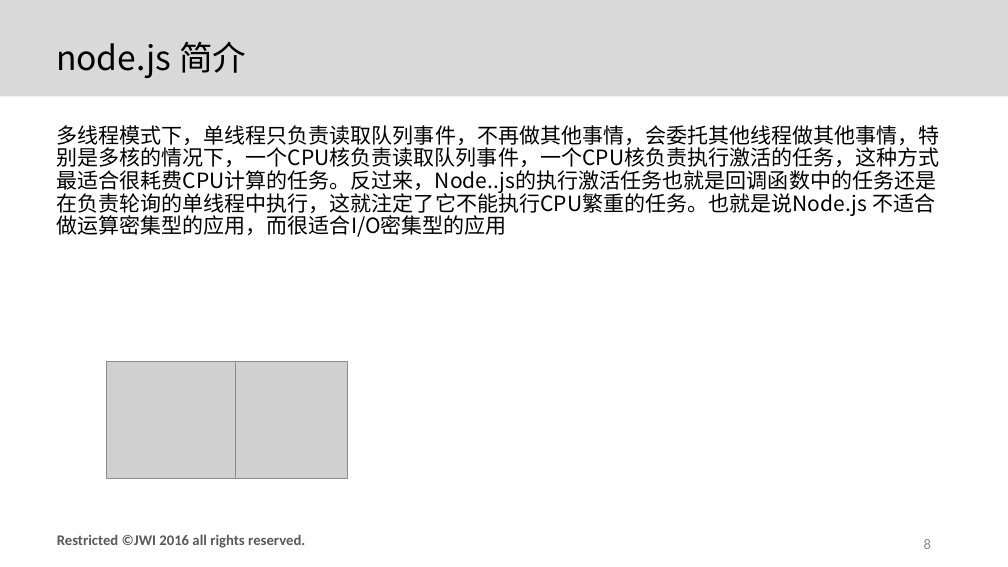
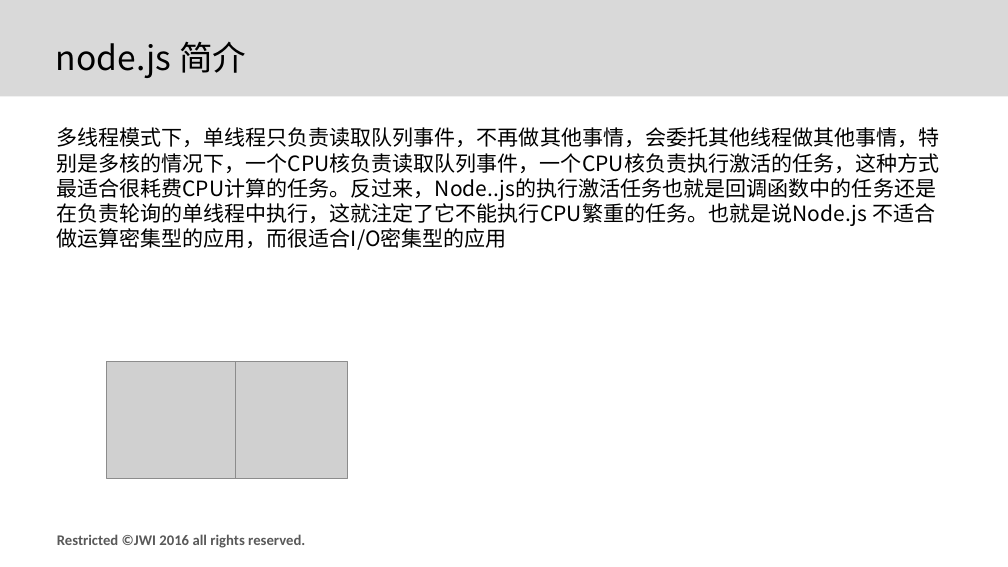
Before and after one commit to afterloe/node.js, a slide deck: slide 8 of 第一天/第一天.pptx. Drawn at 1008x567 pixels with LibreOffice and Linux fonts; fonts in the diff are those of the drawing; grey boxes stand for pictures; background and template pictures are left out. Boxes give left, top, right and bottom in pixels: in the first picture for what was removed or moved away, otherwise in the second. Text is boxed around its words. In the diff, an @@ line names an element or a change of style, - is before the commit and + after.

```diff
--- a/第一天/第一天.pptx
+++ b/第一天/第一天.pptx
@@ text "多线程模式下，单线程只负责读取队列事件，不再做其他事情，会委托其他线程做其他事情，特别是多核的情况下，一个CPU核负责读 ..." at <box>56,127,939,250</box>: line spacing 0.9 to 1; less space between paragraphs @@
@@ page number removed at <box>924,539,931,549</box> @@
-8
```
Also in this commit, not shown: 15 other slides changed, 10 other files.
